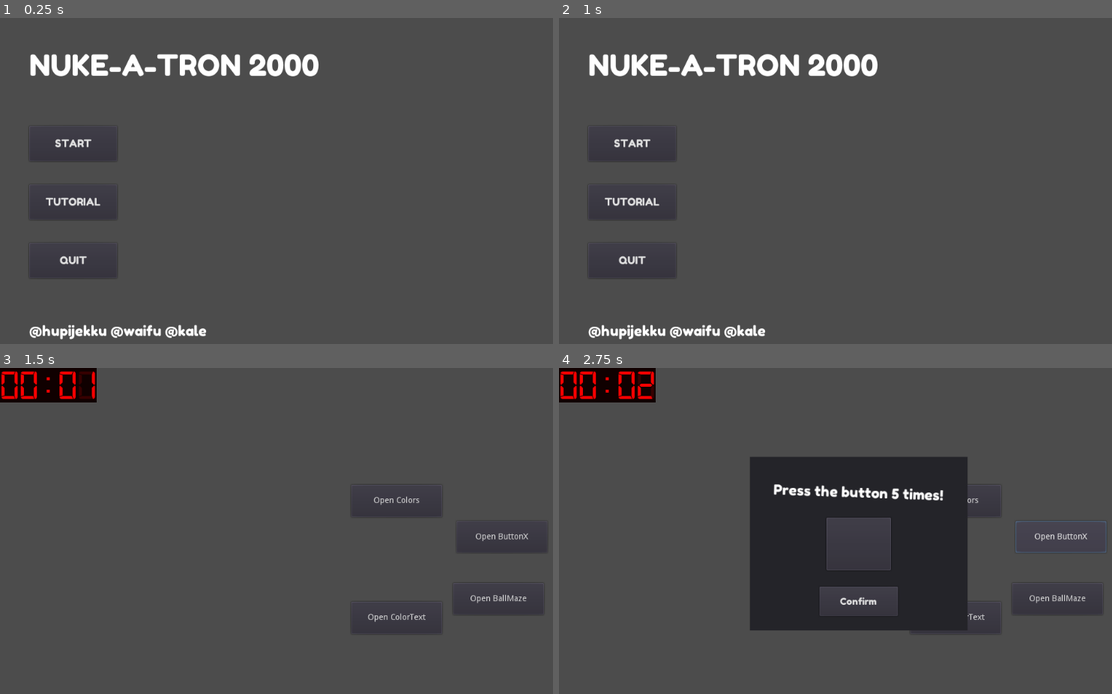
Above: before the commit, frames 1-4 (two rows, left to right).
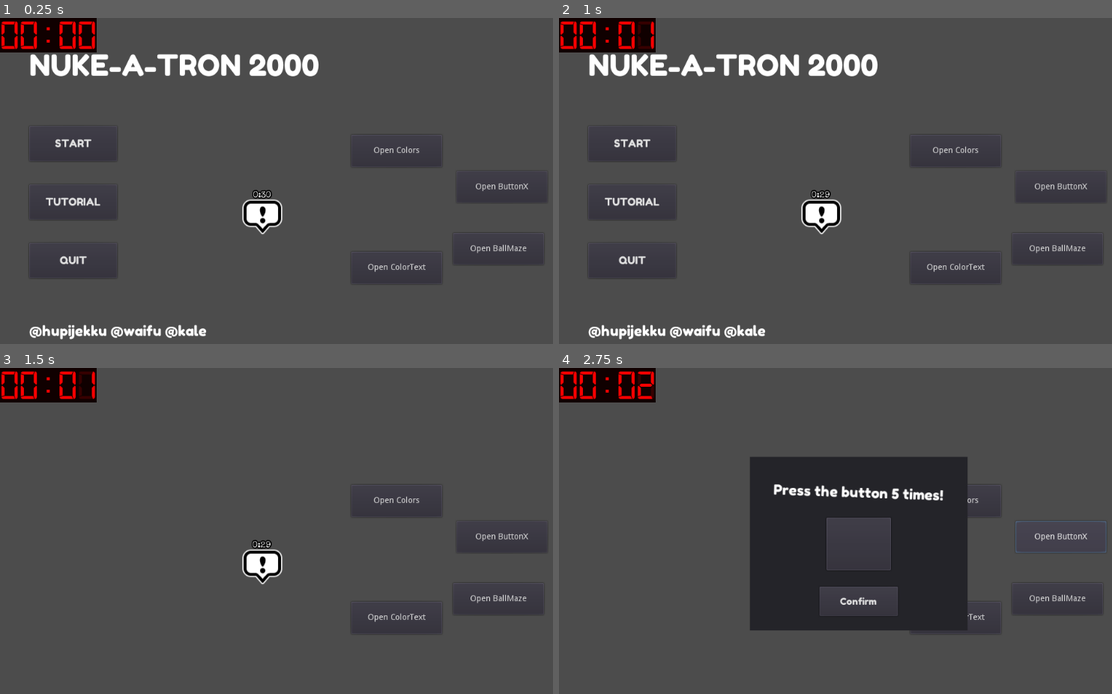
Above: after the commit, the same moments.

Repository: hupijekku/LD46
Game: Godot game, scene res://Scenes/Games/Main.tscn
Same seed, same stepped clock (60 frames per second), same inputs: the game is played once before the commit and once after it.
Inputs (mouse positions are in pixels of both pictures, inside the frame that each line leads up to):
- Up to frame 1 (0.25 s): no input
- Up to frame 2 (1 s): click (818, 216) at 0.52 s
- Up to frame 3 (1.5 s): click "START" at 1.25 s
- Up to frame 4 (2.75 s): click "Open ButtonX" at 2 s

The runs differ from the first frame. In frame 1, 2.9% of the frame differs, in the area x 0-98%, y 0-82%; in frame 2, 2.9%; in frame 3, 0.7%; in frame 4, nothing differs.

Commit message:
Added pop up, fixed countdown

Diff:
--- a/Project/Scenes/CountDownTimer.tscn
+++ b/Project/Scenes/CountDownTimer.tscn
@@ -3,7 +3,7 @@
 [ext_resource path="res://Scripts/Timer.gd" type="Script" id=1]
 [ext_resource path="res://Themes/CountDown.tres" type="Theme" id=2]
 
-[node name="Control" type="Control"]
+[node name="Countdown" type="Control"]
 margin_right = 32.0
 margin_bottom = 16.0
 script = ExtResource( 1 )
@@ -12,10 +12,18 @@
 }
 
 [node name="Label" type="Label" parent="."]
-margin_right = 32.0
-margin_bottom = 16.0
+anchor_left = 0.5
+anchor_top = 0.5
+anchor_right = 0.5
+anchor_bottom = 0.5
+margin_left = -26.5
+margin_top = -29.0
+margin_right = 26.5
+margin_bottom = 29.0
 theme = ExtResource( 2 )
 text = "3:00"
+align = 1
+valign = 1
 __meta__ = {
 "_edit_use_anchors_": false
 }
--- a/Project/Scenes/Games/Main.tscn
+++ b/Project/Scenes/Games/Main.tscn
@@ -1,9 +1,10 @@
-[gd_scene load_steps=7 format=2]
+[gd_scene load_steps=8 format=2]
 
 [ext_resource path="res://Scripts/Main.gd" type="Script" id=1]
 [ext_resource path="res://Scenes/MainMenu.tscn" type="PackedScene" id=2]
 [ext_resource path="res://Scenes/Message.tscn" type="PackedScene" id=3]
 [ext_resource path="res://Scenes/Clock.tscn" type="PackedScene" id=4]
+[ext_resource path="res://Scenes/PopUp.tscn" type="PackedScene" id=5]
 
 [sub_resource type="Animation" id=1]
 resource_name = "HideNote"
@@ -105,7 +106,6 @@
 script = ExtResource( 1 )
 
 [node name="Game" type="Node2D" parent="."]
-visible = false
 
 [node name="Button" type="Button" parent="Game"]
 margin_left = 780.0
@@ -143,6 +143,9 @@
 
 [node name="Clock" parent="Game" instance=ExtResource( 4 )]
 
+[node name="PopUp" parent="Game" instance=ExtResource( 5 )]
+position = Vector2( 448.121, 372.595 )
+
 [node name="GUI" type="CanvasLayer" parent="."]
 
 [node name="MainMenu" parent="GUI" instance=ExtResource( 2 )]
--- /dev/null
+++ b/Project/Scenes/PopUp.tscn
@@ -0,0 +1,33 @@
+[gd_scene load_steps=7 format=2]
+
+[ext_resource path="res://Scenes/CountDownTimer.tscn" type="PackedScene" id=1]
+[ext_resource path="res://Sprites/!.png" type="Texture" id=2]
+[ext_resource path="res://Sprites/!click.png" type="Texture" id=3]
+[ext_resource path="res://Sprites/!hover.png" type="Texture" id=4]
+[ext_resource path="res://Sprites/!hurry.png" type="Texture" id=5]
+[ext_resource path="res://Scripts/PopUp.gd" type="Script" id=6]
+
+[node name="PopUp" type="Node2D"]
+script = ExtResource( 6 )
+
+[node name="Bubble" type="TextureButton" parent="."]
+margin_left = -37.0
+margin_top = -65.0
+margin_right = 37.0
+texture_normal = ExtResource( 2 )
+texture_pressed = ExtResource( 3 )
+texture_hover = ExtResource( 4 )
+texture_disabled = ExtResource( 5 )
+__meta__ = {
+"_edit_use_anchors_": false
+}
+
+[node name="Countdown" parent="Bubble" instance=ExtResource( 1 )]
+anchor_left = 0.5
+anchor_right = 0.5
+margin_left = -16.0
+margin_top = -12.0
+margin_right = 16.0
+margin_bottom = 4.0
+[connection signal="pressed" from="Bubble" to="." method="_on_Bubble_pressed"]
+[connection signal="ready" from="Bubble/Countdown" to="." method="_on_Countdown_ready"]
--- a/Project/Scripts/Globals.gd
+++ b/Project/Scripts/Globals.gd
@@ -1,6 +1,13 @@
 extends Node
 
 var mistakes = 0
+var games = {
+	"Timing": "res://Scenes/Games/ButtonCorrectTime.tscn",
+	"ButtonX": "res://Scenes/Games/ButtonX.tscn",
+	"Colors": "res://Scenes/Games/Colors.tscn",
+	"ColorText": "res://Scenes/Games/ColorText.tscn",
+	"BallMaze": "res://Scenes/Games/Maze/BallMaze.tscn"}
+var main_path = "/root/Main/"
 
 func add_mistake():
 	mistakes += 1
--- /dev/null
+++ b/Project/Scripts/PopUp.gd
@@ -0,0 +1,25 @@
+extends Node2D
+
+var sel_game = "BallMaze" #Just for debug haha
+var countdown_time = 30
+
+func init_popup(time, game):
+	countdown_time = time
+	sel_game = game
+	pass
+
+func _process(delta):
+	if $Bubble/Countdown.time_amount - $Bubble/Countdown.time <= 10:
+		$Bubble.texture_normal = $Bubble.texture_disabled
+	pass
+
+
+func _on_Bubble_pressed():
+	var game_load = load(Globals.games[sel_game])
+	var game_inst = game_load.instance()
+	get_node(Globals.main_path + "Game/").add_child(game_inst)
+
+
+func _ready():
+	$Bubble/Countdown.time_amount = countdown_time
+	$Bubble/Countdown.start()
--- a/Project/Scripts/Timer.gd
+++ b/Project/Scripts/Timer.gd
@@ -2,33 +2,32 @@
 
 signal timer_timeout
 
-var timer
-var time_left = 900
+var time_amount = 900
+var time = 0
+
+onready var label = get_node("Label")
+onready var timer = get_node("Timer")
 
 func _ready():
-	timer = get_node("Timer")
-	timer.set_wait_time(time_left)
-	pass
-
-func _process(delta):
-	var label = get_node("Label")
-	var time = timer.get_time_left()
-	if time == 0:
-		time = time_left
-	var minute = str(int(time/60))
-	var sec = int(time%60)
-	if sec < 10:
-		sec = str("0" + str(sec))
-	label.text = minute + ":" + sec
-	pass
-
-func set_time(time):
-	time_left = time
-	timer.set_wait_time(time_left)
+	set_label()
 
 func start():
 	timer.start()
+	set_label()
+
+func set_label():
+	var time_left = time_amount - time
+	var minute = str(int(time_left/60))
+	var sec = int(fmod(time_left,60))
+	if sec < 10:
+		sec = str("0" + str(sec))
+	label.text = str(minute) + ":" + str(sec)
 	pass
 
 func _on_Timer_timeout():
-	emit_signal("timer_timeout")
+	timer.start()
+	time += 1
+	set_label()
+	if time == time_amount:
+		time = 0
+		emit_signal("timer_timeout")
--- a/Project/Themes/CountDown.tres
+++ b/Project/Themes/CountDown.tres
@@ -1,12 +1,21 @@
 [gd_resource type="Theme" load_steps=3 format=2]
 
-[ext_resource path="res://Fonts/Teko-Regular.ttf" type="DynamicFontData" id=1]
+[ext_resource path="res://Fonts/SpecialElite-Regular.ttf" type="DynamicFontData" id=1]
 
 [sub_resource type="DynamicFont" id=1]
-size = 40
+size = 15
 outline_size = 2
 outline_color = Color( 0, 0, 0, 1 )
 font_data = ExtResource( 1 )
 
 [resource]
 default_font = SubResource( 1 )
+Label/colors/font_color = Color( 1, 1, 1, 1 )
+Label/colors/font_color_shadow = Color( 0, 0, 0, 0 )
+Label/colors/font_outline_modulate = Color( 1, 1, 1, 1 )
+Label/constants/line_spacing = 3
+Label/constants/shadow_as_outline = 0
+Label/constants/shadow_offset_x = 1
+Label/constants/shadow_offset_y = 1
+Label/fonts/font = null
+Label/styles/normal = null
Binary file added: Project/Sprites/!.png
Not shown, added: Project/Sprites/!.png.import
Binary file added: Project/Sprites/!click.png
Not shown, added: Project/Sprites/!click.png.import
Binary file added: Project/Sprites/!hover.png
Not shown, added: Project/Sprites/!hover.png.import
Binary file added: Project/Sprites/!hurry.png
Not shown, added: Project/Sprites/!hurry.png.import
Not shown, added: Project/Sprites/!.pdn
Not shown, added: Project/Sprites/!.psd
